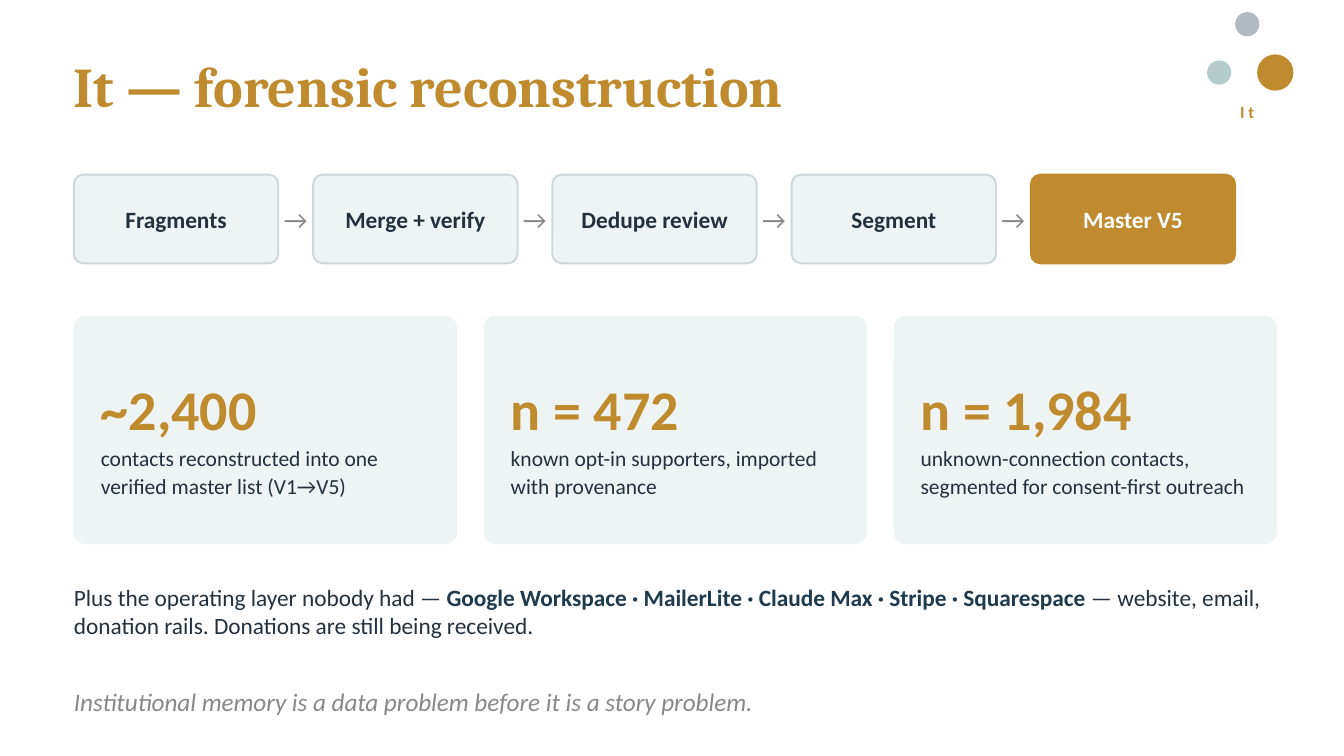
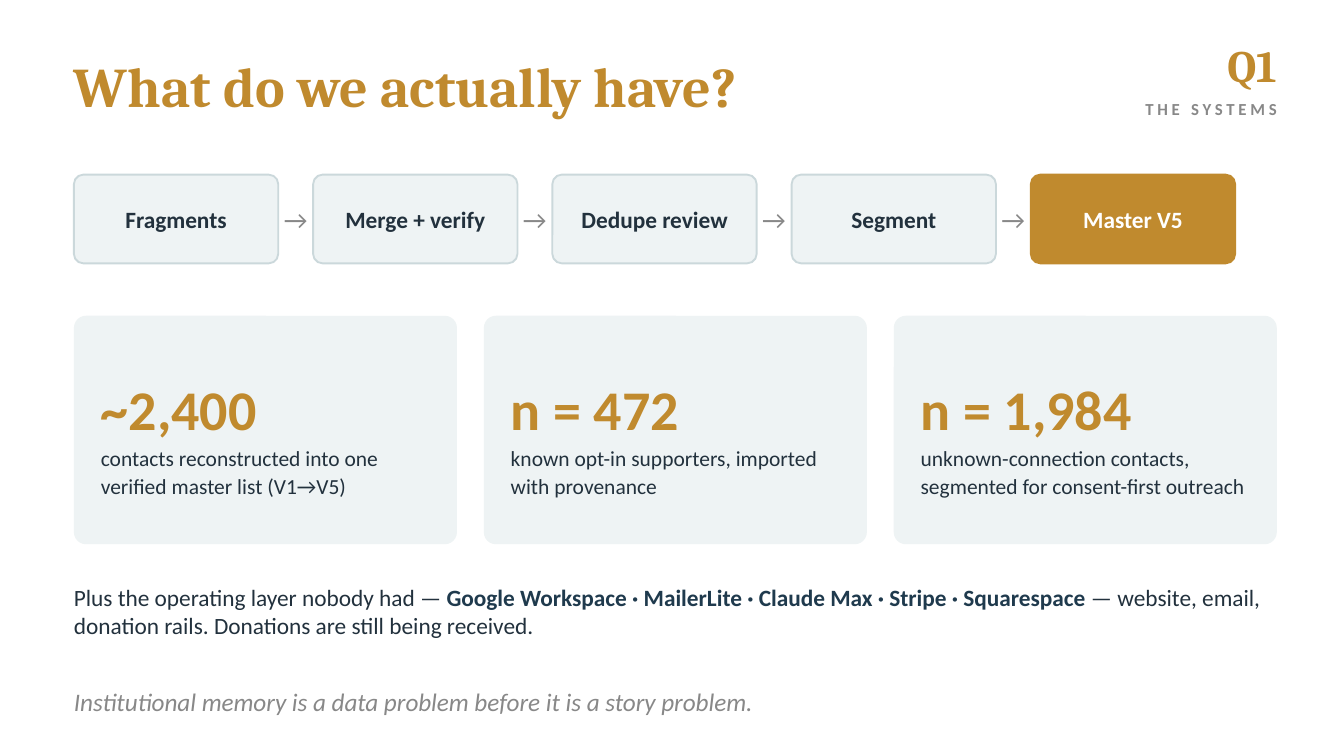
Before and after one commit to PaulHalvorson/agnt-neo, a slide deck: slide 5 of proof-to-pipeline/deck/EAIO_TriadSynergy_Deck_V1.pptx. Drawn at 1344x756 pixels with LibreOffice and Linux fonts; fonts in the diff are those of the drawing. Boxes give left, top, right and bottom in pixels: in the first picture for what was removed or moved away, otherwise in the second. Text is boxed around its words. In the diff, an @@ line names an element or a change of style, - is before the commit and + after.

```diff
--- a/proof-to-pipeline/deck/EAIO_TriadSynergy_Deck_V1.pptx
+++ b/proof-to-pipeline/deck/EAIO_TriadSynergy_Deck_V1.pptx
@@ ellipse removed at (x1=1235, y1=12, x2=1259, y2=36) @@
@@ text added at (x1=1227, y1=51, x2=1276, y2=90), 24 pt, text #C08A2E, bold @@
+Q1
@@ ellipse removed at (x1=1257, y1=55, x2=1293, y2=91) @@
@@ text at (x1=74, y1=68, x2=737, y2=119): text changed @@
-It — forensic reconstruction
+What do we actually have?
@@ ellipse removed at (x1=1207, y1=60, x2=1231, y2=85) @@
@@ text added at (x1=1145, y1=104, x2=1277, y2=115), 9 pt, text #888888, bold @@
+THE SYSTEMS
@@ text removed at (x1=1240, y1=107, x2=1254, y2=118) @@
-It
```
Also in this commit, not shown: 3 other slides changed, 3 other files.
